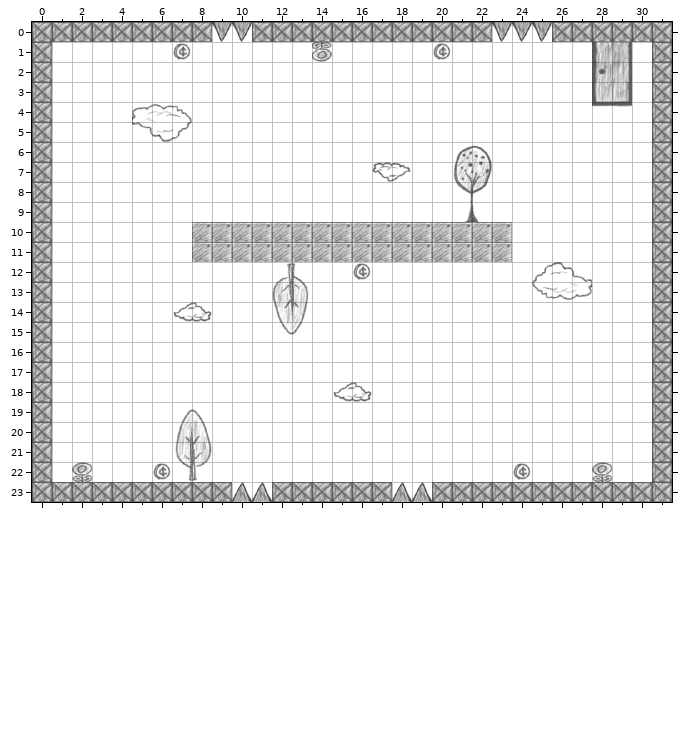
Tiled map: GravityTwist/Resources/LevelThree.tmx. This is how it looked before the edit.
Cells are 32x32 px. Shown: x 0..31, y 0..23.
The same view after the edit:
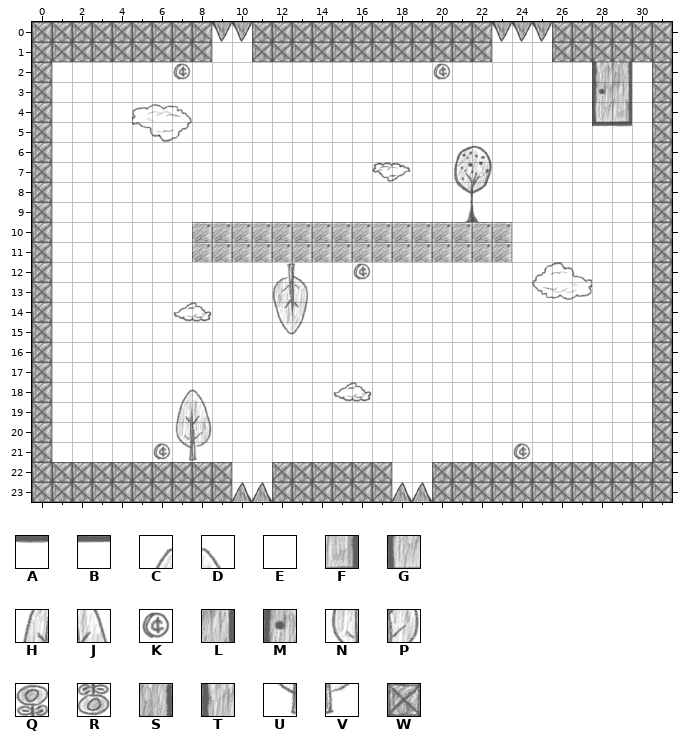
Key: from "Tilesheet": A 4 turned 180, B 5 turned 180, C 6, D 7, E 13, F 20 turned 180, G 21 turned 180, H 22, J 23, K 24, L 36 turned 180, M 37 turned 180, N 38, P 39, Q 40, R 40 turned 180, S 52 turned 180, T 53 turned 180, U 54, V 55, W 102.
_ is an empty cell.
Tiles replaced or removed in this view: A, B, E, F, G, K, L, M, Q, R, S, T, U, V.
The edit:
Changed rows in their new state; . is an unchanged cell.
Layer "tiles":
first column x 1:
 1 WWWWWWWW..WWWWWWWWWWWW...WWWWW
first column x 1:
22 WWWWWWWWW..WWWWWW..WWWWWWWWWWW
Layer "Exit":
first column x 28:
 1 __
 2 TS
 3 ML
 4 GF
 5 BA
Layer "collectibles":
first column x 7:
 1 _............_
 2 K............K
first column x 6:
18 .CD................
19 .HJ................
20 .NP................
21 KUV...............K
22 _................._
Boxes around the changes in both pictures, in picture pixels (x1, y1, x2, y2):
changed: (52, 42, 212, 80)
changed: (252, 42, 492, 80)
changed: (552, 42, 652, 127)
changed: (52, 389, 232, 482)
changed: (432, 443, 652, 482)
changed: (272, 462, 392, 482)
